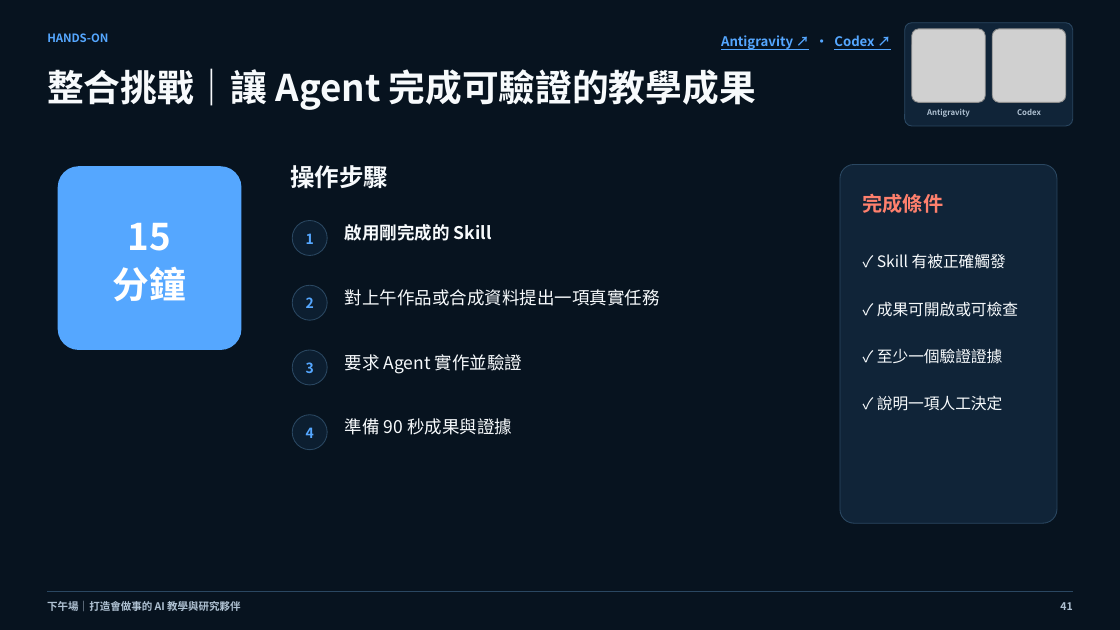
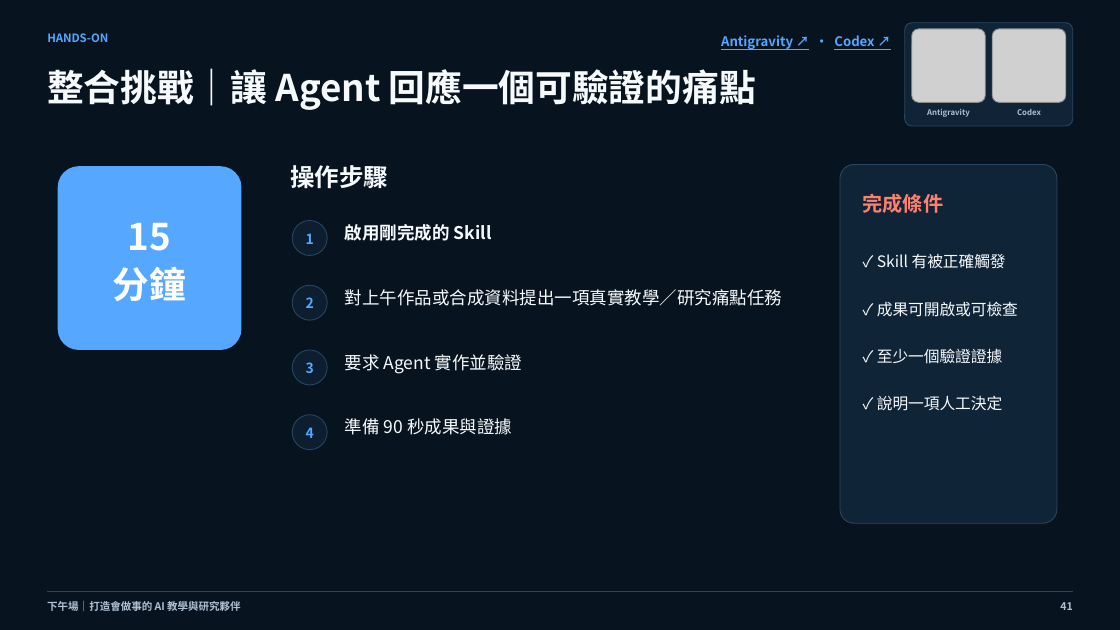
Before and after one commit to cagoooo/ncu-ai-agent-workshop-20260826, a slide deck: slide 41 of 01_簡報/下午場_打造會做事的AI教學與研究夥伴_資料分析實戰_20260826.pptx. Drawn at 1120x630 pixels with LibreOffice and Linux fonts; fonts in the diff are those of the drawing; grey boxes stand for pictures. Boxes give left, top, right and bottom in pixels: in the first picture for what was removed or moved away, otherwise in the second. Text is boxed around its words. In the diff, an @@ line names an element or a change of style, - is before the commit and + after.

Commit message:
🎯 以教學與研究痛點串起工具與 Agent 主軸

```diff
--- a/01_簡報/下午場_打造會做事的AI教學與研究夥伴_資料分析實戰_20260826.pptx
+++ b/01_簡報/下午場_打造會做事的AI教學與研究夥伴_資料分析實戰_20260826.pptx
@@ text at (47,68,756,110): text changed @@
-整合挑戰｜讓 Agent 完成可驗證的教學成果
+整合挑戰｜讓 Agent 回應一個可驗證的痛點
@@ text at (345,289,782,306): text changed @@
-對上午作品或合成資料提出一項真實任務
+對上午作品或合成資料提出一項真實教學／研究痛點任務
```
Also in this commit, not shown: 2 other slides changed, 11 other files.
